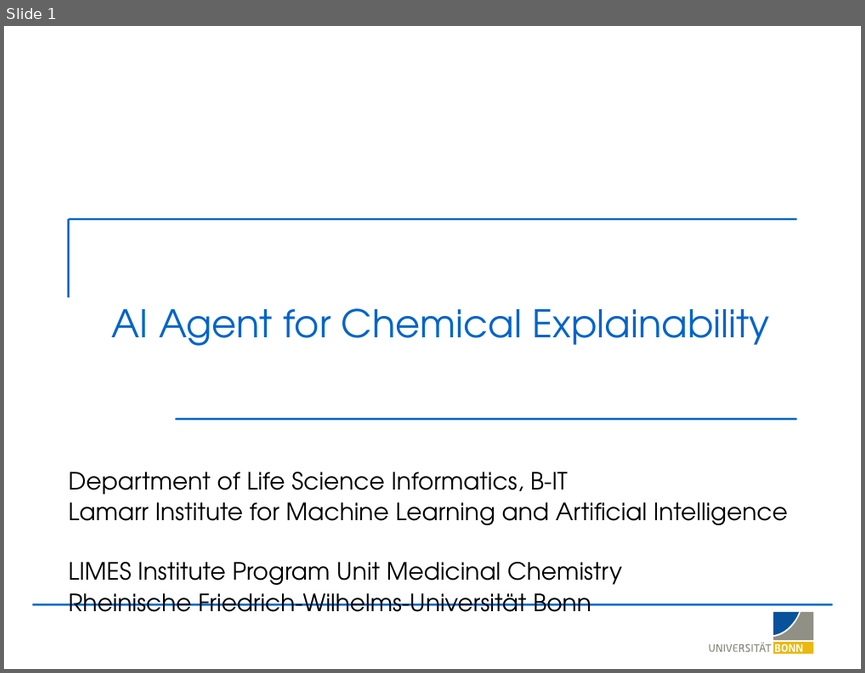
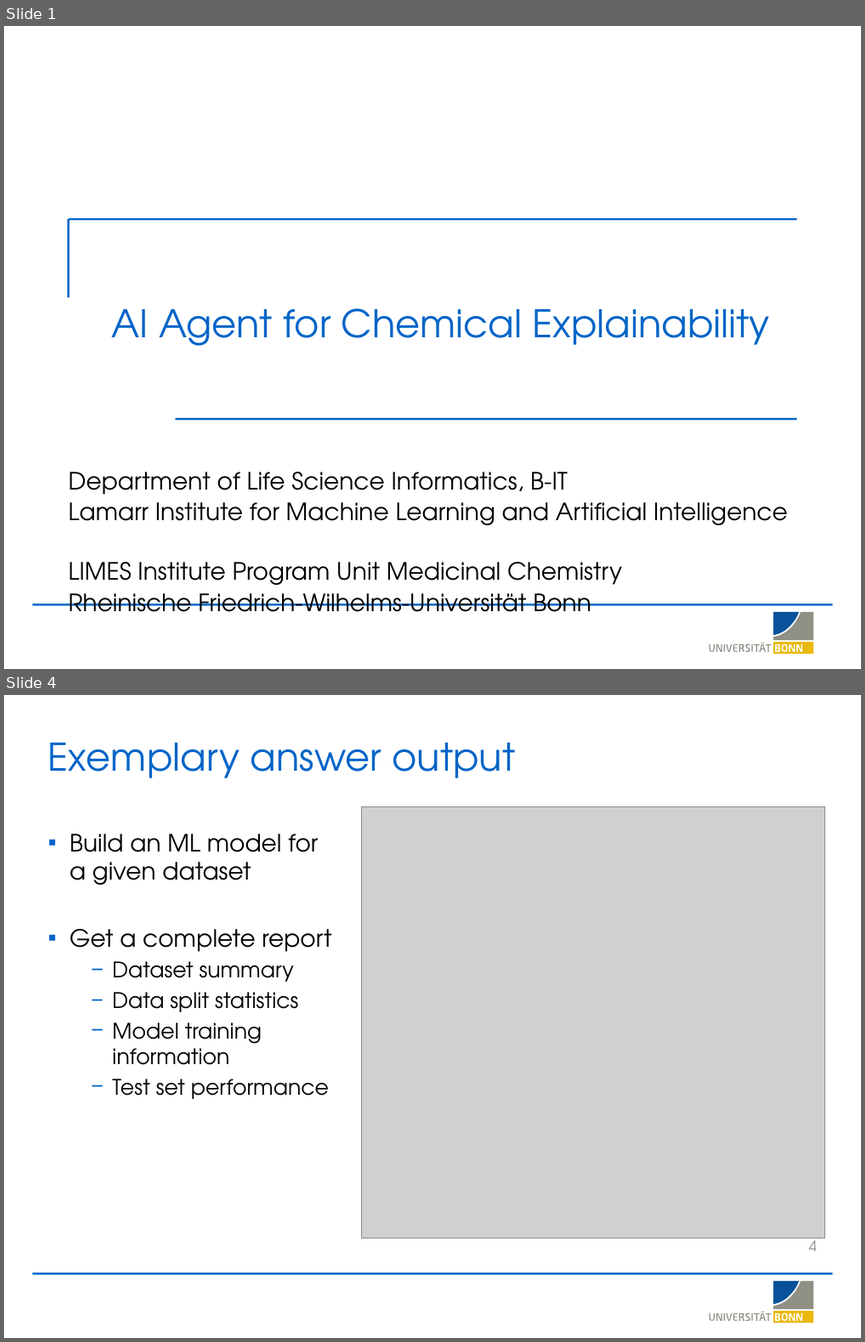
Before and after one commit to LSI-Uni-Bonn/ChemicHAL, a slide deck: slides/AI_Agent_Explainability.pptx. Shown one above the other, each under a label of ours: slide 1 before the commit, slides 1 and 4 after it; the slides between them are not shown. The pictures are 865x673 and 865x1342 pixels, drawn with LibreOffice and Linux fonts; fonts in the diff are those of the drawing; grey boxes stand for pictures; background and template pictures are left out. Boxes give left, top, right and bottom in pixels: in the first picture for what was removed or moved away, otherwise in the second. Text is boxed around its words. In the diff, an @@ line names an element or a change of style, - is before the commit and + after.

```diff
--- a/slides/AI_Agent_Explainability.pptx
+++ b/slides/AI_Agent_Explainability.pptx
@@ slide 4 added at [4, 695, 861, 1338], background #FFFFFF; not listed: 20 template elements that a slide beside it also shows @@
@@ title added at [48, 743, 515, 778], 32 pt, text #0064C8 @@
+Exemplary answer output
@@ picture added at [361, 807, 825, 1238] @@
@@ text added at [69, 834, 331, 1099], 18 pt, text #000000 @@
+▪ Build an ML model for a given dataset
+▪ Get a complete report
+  − Dataset summary
+  − Data split statistics
+  − Model training information
+  − Test set performance
@@ page number added at [809, 1236, 817, 1251], 12 pt, text #8B8B8B @@
+4
```
Also in this commit, not shown: 3 other slides added, 1 slide removed, 5 other files.
